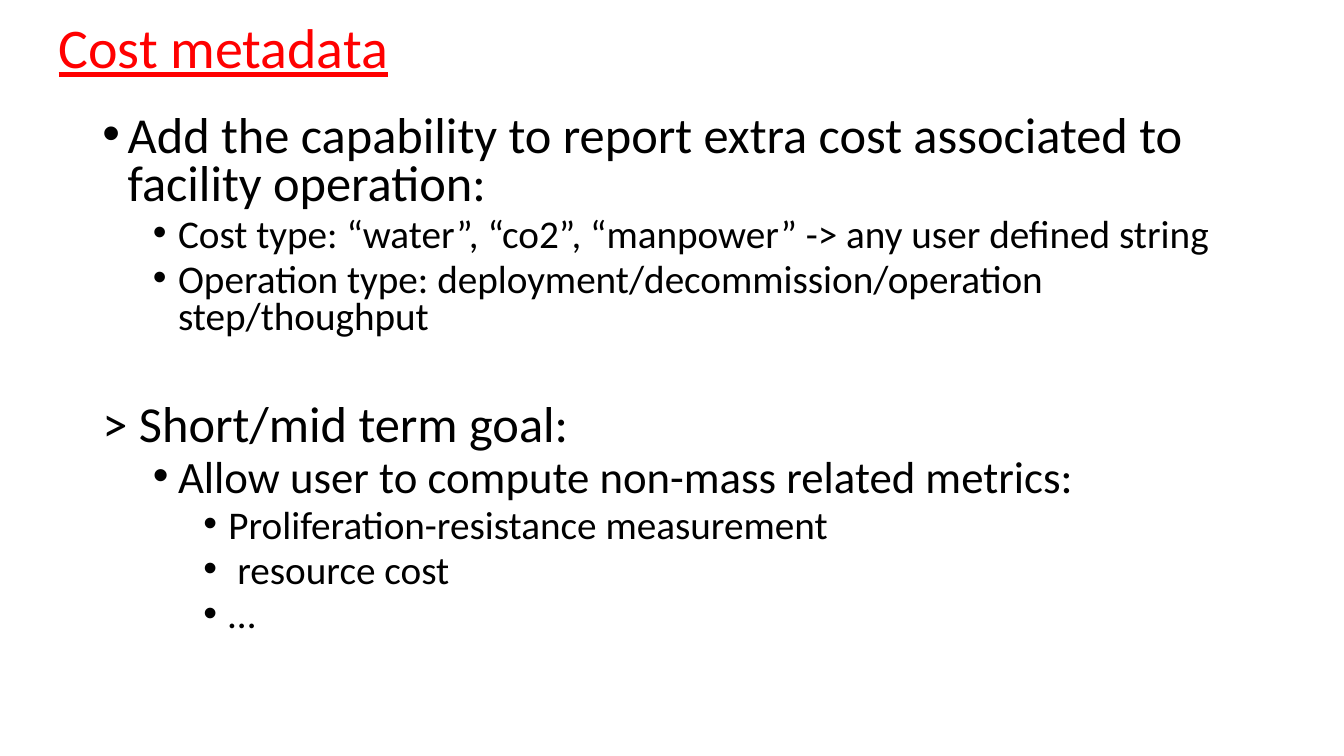
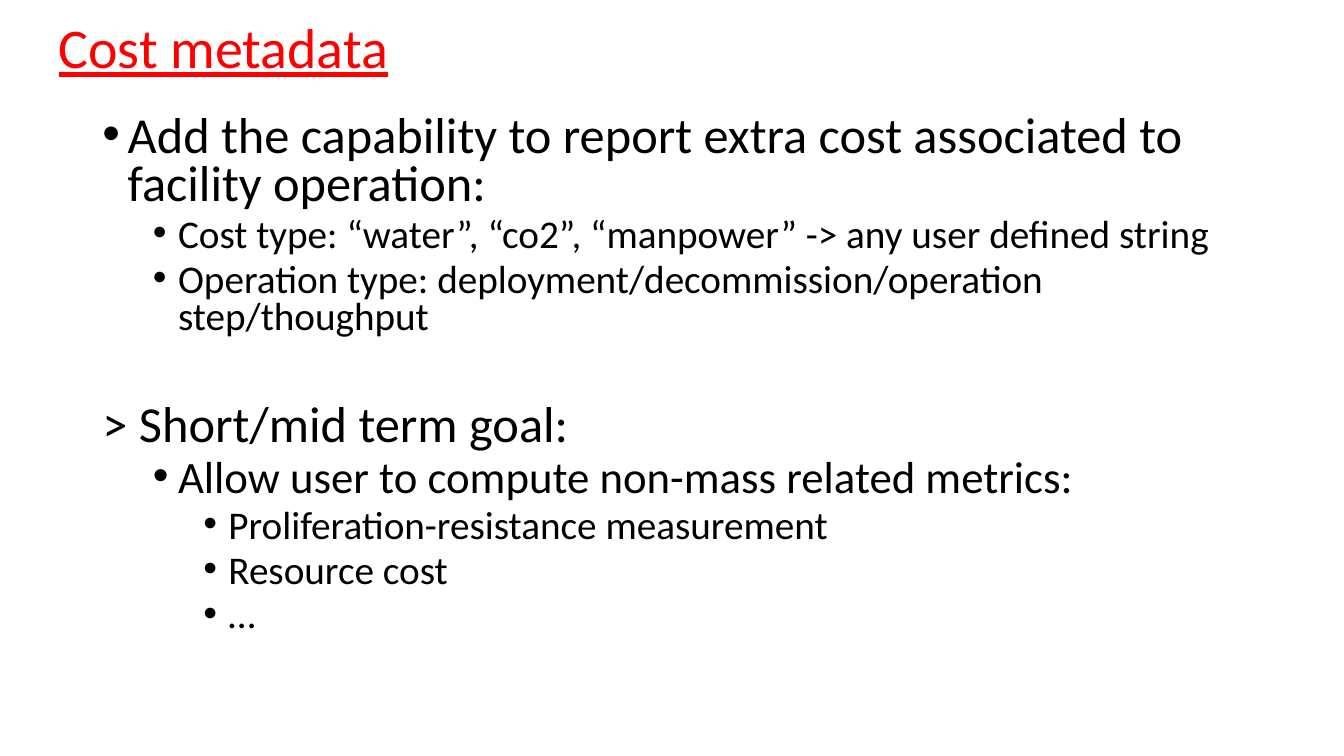
Before and after one commit to Baaaaam/cymetric_play, a slide deck: slide 3 of Yarden.pptx. Drawn at 1344x756 pixels with LibreOffice and Linux fonts; fonts in the diff are those of the drawing. Boxes give left, top, right and bottom in pixels: in the first picture for what was removed or moved away, otherwise in the second. Text is boxed around its words. In the diff, an @@ line names an element or a change of style, - is before the commit and + after.

```diff
--- a/Yarden.pptx
+++ b/Yarden.pptx
@@ text at bbox=[228, 559, 448, 585]: text changed @@
-    • resource cost
+    • Resource cost
```
Also in this commit, not shown: 6 other files.
